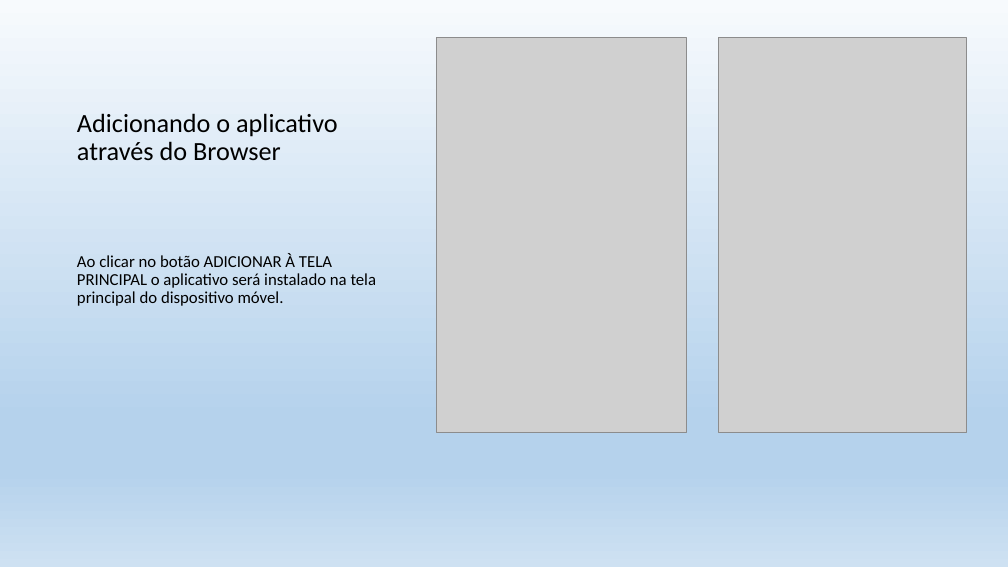
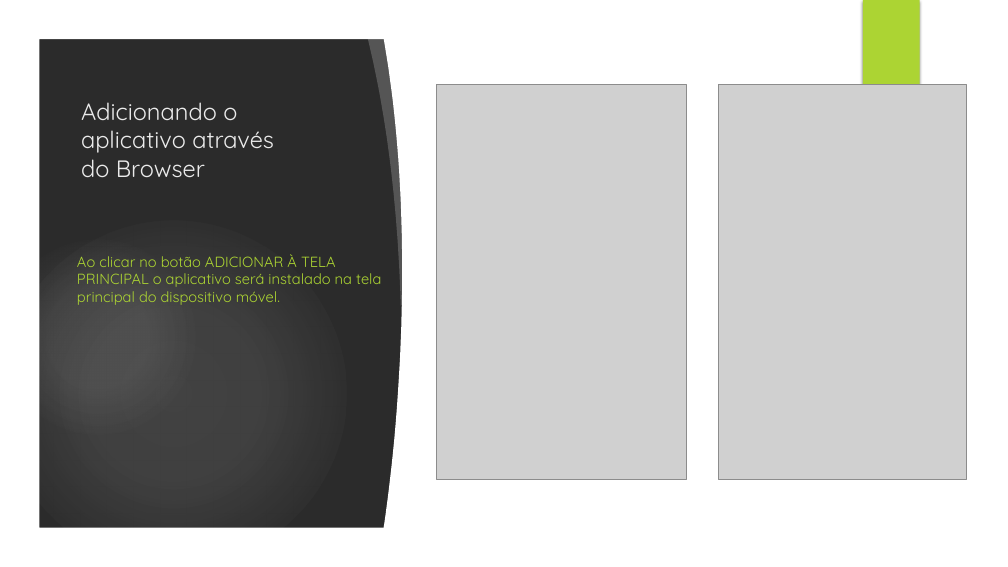
Before and after one commit to projeto-tour/app, a slide deck: slide 3 of documentacao/documentoweb2015/06-tutorial/Partiu!.pptx. Drawn at 1008x567 pixels with LibreOffice and Linux fonts; fonts in the diff are those of the drawing; grey boxes stand for pictures; background and template pictures are left out; a plain dark background stands for a picture behind light text. Boxes give left, top, right and bottom in pixels: in the first picture for what was removed or moved away, otherwise in the second. Text is boxed around its words. In the diff, an @@ line names an element or a change of style, - is before the commit and + after.

```diff
--- a/documentacao/documentoweb2015/06-tutorial/Partiu!.pptx
+++ b/documentacao/documentoweb2015/06-tutorial/Partiu!.pptx
@@ background gradient #F7FAFD to #B5D2EC to #CEE1F2 to picture (left out) @@
@@ group added at (0, 0, 1008, 567): 4 ellipses, 3 freeform shapes, 1 rectangle @@
@@ rectangle added at (863, 0, 920, 95), fill #ACD433 @@
@@ title "Adicionando o aplicativo através do ...": place and size @@
-title "Adicionando o aplicativo através do ..." at (77, 113, 338, 160)
+title "Adicionando o aplicativo através do ..." at (81, 102, 274, 177)
@@ title "Adicionando o aplicativo através do ..." at (81, 102, 274, 177): size 25 to 22.5 pt, font Calibri to Quicksand, text colour #000000 to #EBEBEB; line spacing 0.9 to 1 @@
@@ picture: place and size @@
-picture at (436, 38, 687, 433)
+picture at (436, 84, 687, 479)
@@ picture: place and size @@
-picture at (719, 38, 967, 433)
+picture at (719, 84, 967, 479)
@@ text "Ao clicar no botão ADICIONAR ..." at (77, 254, 381, 305): size 16 to 14 pt, font Calibri to Quicksand, text colour #000000 to #ACD433; line spacing 0.9 to 1 @@
```
Also in this commit, not shown: 3 other slides changed, 11 slides added, 2 slides removed.
